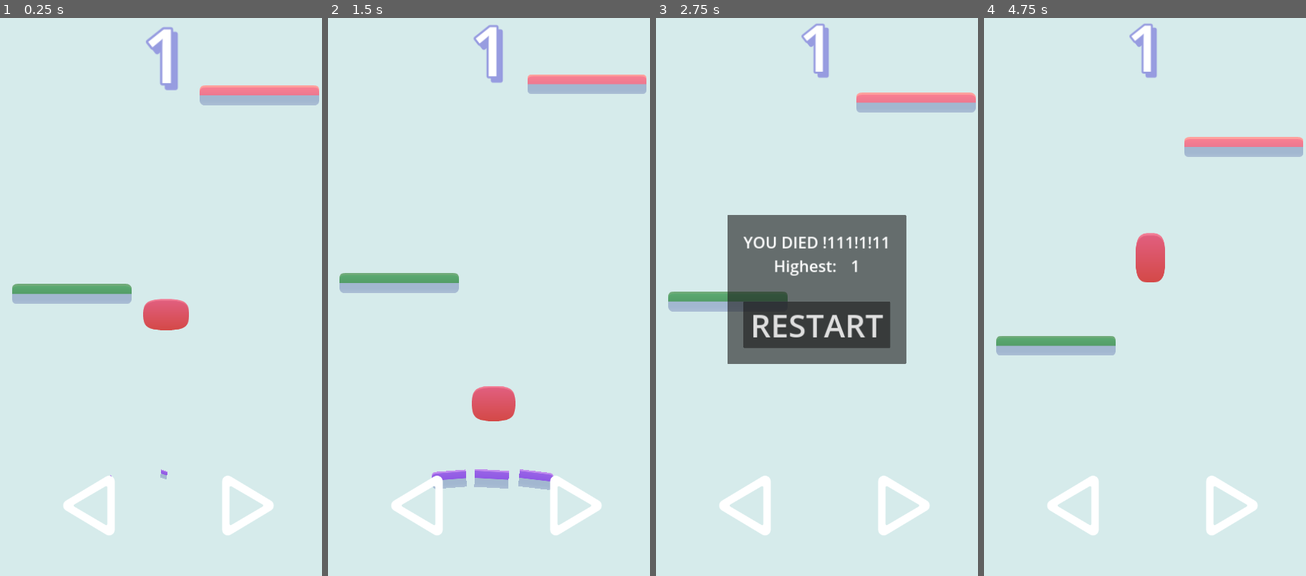
Above: before the commit, frames 1-4 (left to right).
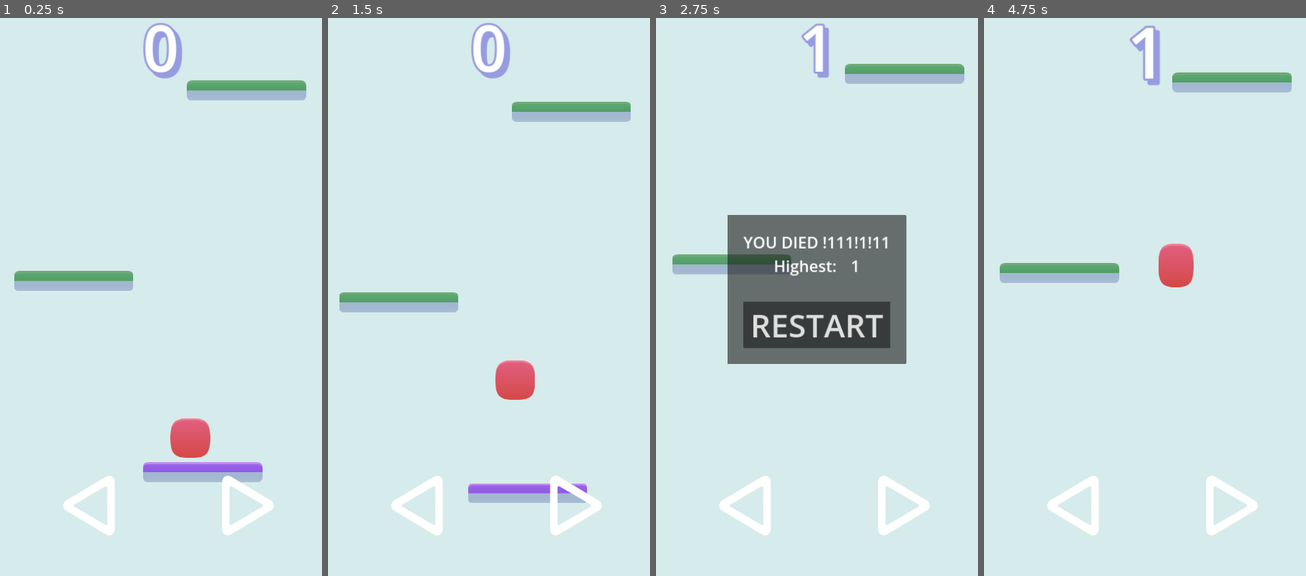
Above: after the commit, the same moments.

Repository: Dorifor/boing-mobile-jumper
Game: Godot game, scene res://game.tscn
Same seed, same stepped clock (60 frames per second), same inputs: the game is played once before the commit and once after it.
Inputs (mouse positions are in pixels of both pictures, inside the frame that each line leads up to):
- Up to frame 1 (0.25 s): no input
- Up to frame 2 (1.5 s): tap Enter at 0.5 s; move the mouse to (559, 263) at 0.52 s; hold Right (ui_right) 0.53-1.25 s; tap O at 0.6 s; click (559, 263) at 0.67 s; click "RESTART" at 1.25 s
- Up to frame 3 (2.75 s): drag from (752, 319) to (800, 403) at 2.02 s
- Up to frame 4 (4.75 s): click "RESTART" at 2.75 s; move the mouse to (1177, 163) at 3.52 s; hold Right (ui_right) 3.53-4.25 s; tap O at 3.6 s; click "RESTART" at 4.25 s

The runs differ from the first frame. In frame 1, 7.3% of the frame differs, in the area x 3-100%, y 0-84%; in frame 2, 9.3%, in the area x 3-99%, y 0-87%; in frame 3, 4.6%; in frame 4, 7.0%.

Commit message:
adjusted difficulty

Diff:
--- a/game.tscn
+++ b/game.tscn
@@ -36,7 +36,7 @@
 highscore_label = NodePath("CanvasLayer/Death Container/PanelContainer/MarginContainer/VBoxContainer/HBoxContainer/Highschore Label")
 
 [node name="Death" type="Area2D" parent="."]
-position = Vector2(656, 2332)
+position = Vector2(656, 2472)
 scale = Vector2(2, 2)
 metadata/_edit_group_ = true
 
@@ -44,7 +44,7 @@
 shape = SubResource("RectangleShape2D_x1dc1")
 
 [node name="Camera2D" type="Camera2D" parent="."]
-position = Vector2(670, 1612)
+position = Vector2(774, 993)
 scale = Vector2(2, 2)
 limit_left = 0
 limit_right = 1296
@@ -57,7 +57,8 @@
 editor_draw_limits = true
 
 [node name="Player" parent="." instance=ExtResource("6_xrx8n")]
-position = Vector2(670, 1713)
+position = Vector2(774, 1094)
+JUMP_VELOCITY = -5700.0
 
 [node name="RemoteTransform2D" parent="Player/Marker2D" index="0"]
 remote_path = NodePath("../../../Camera2D")
@@ -175,13 +176,13 @@
 flip_h = true
 
 [node name="Platform" parent="." instance=ExtResource("3_qakuj")]
-position = Vector2(662, 2000)
+position = Vector2(824, 1819)
 
 [node name="Platform2" parent="." instance=ExtResource("4_nsixm")]
-position = Vector2(290, 1200)
+position = Vector2(305, 1051)
 
-[node name="Platform3" parent="." instance=ExtResource("5_emopn")]
-position = Vector2(1046, 401)
+[node name="Platform3" parent="." instance=ExtResource("4_nsixm")]
+position = Vector2(1000, 285)
 
 [connection signal="body_entered" from="Death" to="." method="_on_death_body_entered"]
 [connection signal="just_jumped" from="Player" to="." method="_on_player_just_jumped"]
--- a/game_manager.gd
+++ b/game_manager.gd
@@ -7,6 +7,7 @@
 @export var highscore_label: Label
 
 var highscore = 0
+var previous_x_position = 0
 
 var screen_width: int = ProjectSettings.get_setting("display/window/size/viewport_width")
 var screen_height: int = ProjectSettings.get_setting("display/window/size/viewport_height")
@@ -39,10 +40,23 @@
 
 func spawn_new_platform(player_y_position) -> void:
 	var new_platform = get_random_platform().instantiate()
-	new_platform.position.x = randi_range(150, screen_width - 150)
+	new_platform.position.x = get_new_platform_x_position(50)
 	new_platform.position.y = player_y_position - screen_height
-	new_platform.scale.x = randf_range(.8, 2)
+	new_platform.scale.x = randf_range(.8, 1.5)
 	add_child(new_platform)
+
+
+func get_new_platform_x_position(iterations: int) -> int:
+	var new_x_position = randi_range(150, screen_width - 150)
+
+	if iterations == 0:
+		return new_x_position
+
+	var offset = 550 if iterations >= 15 else 350
+	if previous_x_position - offset <= new_x_position and new_x_position >= previous_x_position + offset:
+		previous_x_position = new_x_position
+		return new_x_position
+	return get_new_platform_x_position(iterations - 1)
 
 
 func _on_restart_button_pressed() -> void:
Not shown, added: .gitignore
Not shown, changed: MobileGame.apk.idsig
